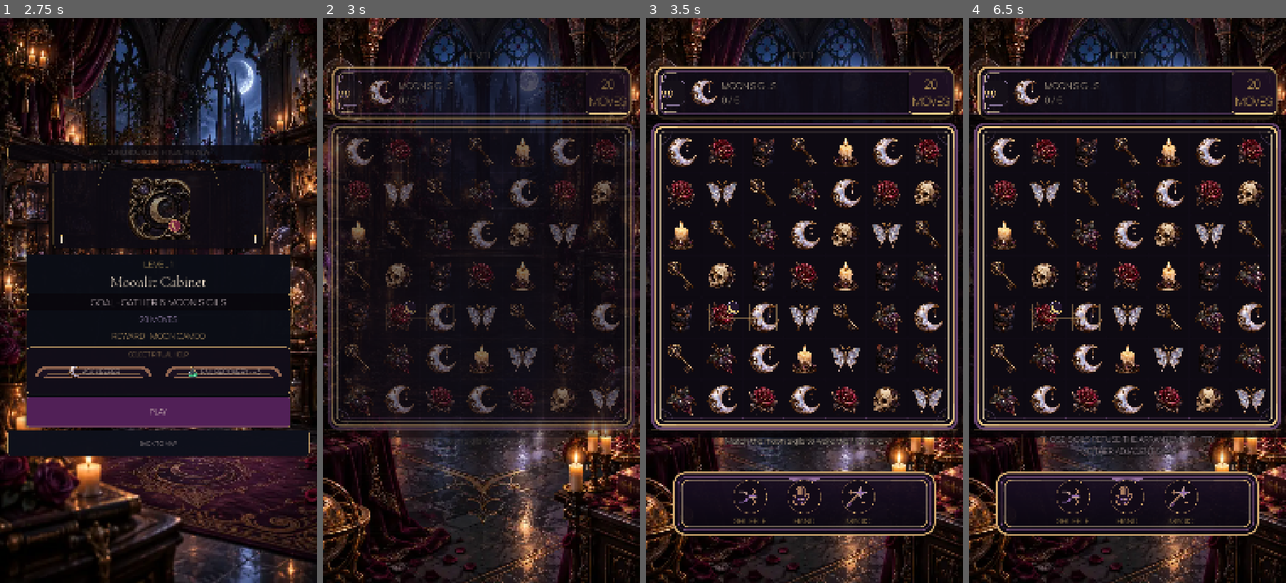
Above: before the commit, frames 1-4 (left to right).
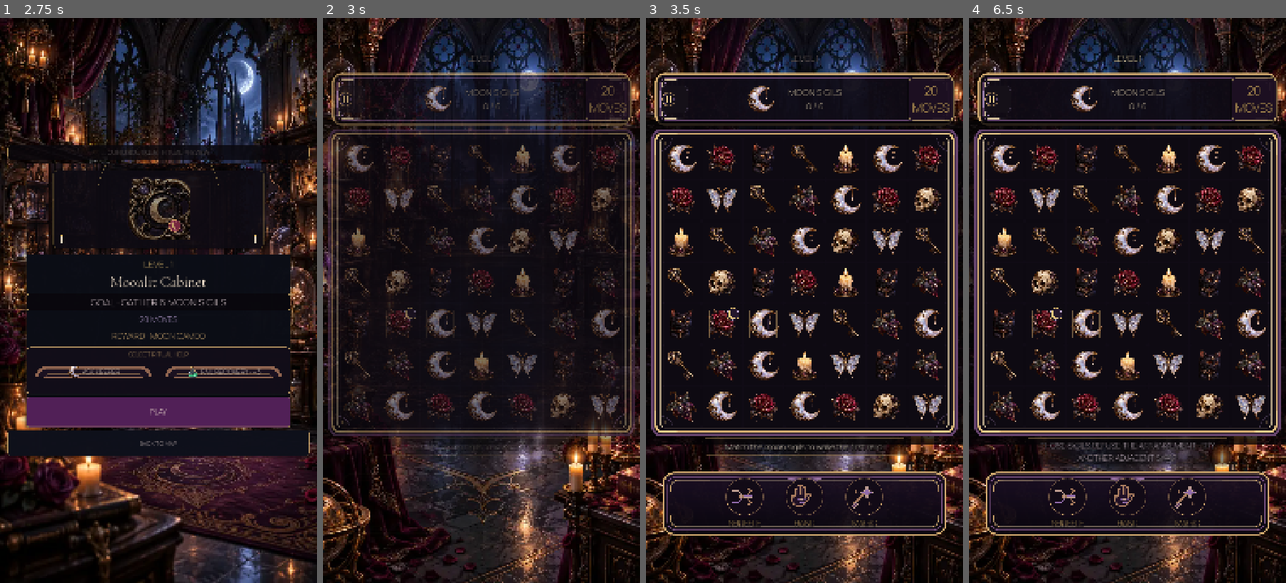
Above: after the commit, the same moments.

Repository: Jay-prodesign/akilta-match3
Game: Godot game, scene res://src/app/app_bootstrap.tscn
Same seed, same stepped clock (60 frames per second), same inputs: the game is played once before the commit and once after it.
Inputs (mouse positions are in pixels of both pictures, inside the frame that each line leads up to; where the layout moved, square brackets give the same spot in the first picture):
- Up to frame 1 (2.75 s): click "ENTER THE HOUSE" at 0.5 s; click "PLAY LEVEL 1" at 1.25 s; click "1" at 2 s
- Up to frame 2 (3 s): click "PLAY" at 2.75 s
- Up to frame 3 (3.5 s): no input
- Up to frame 4 (6.5 s): click (997, 97) [994, 91] at 3.5 s; click "RESTART LEVEL" at 4.25 s; tap Enter at 5 s; drag from (1127, 277) to (1159, 176) at 5.02 s; drag from (1064, 328) to (1111, 413) at 5.77 s

Frame 1 is identical in both runs. In frame 2, 17% of the frame differs, in the area x 1-100%, y 6-78%; in frame 3, 24%; in frame 4, 25%, in the area x 1-100%, y 6-92%.

Commit message:
Bring gameplay shell pause and reward composition to locked visual target

Diff:
--- a/src/ui/gameplay/gameplay_screen.tscn
+++ b/src/ui/gameplay/gameplay_screen.tscn
@@ -55,12 +55,12 @@
 corner_radius_bottom_left = 18
 
 [sub_resource type="StyleBoxFlat" id="HintBand"]
-bg_color = Color(0.035, 0.025, 0.045, 0.08)
+bg_color = Color(0.035, 0.025, 0.045, 0.28)
 border_width_left = 1
 border_width_top = 1
 border_width_right = 1
 border_width_bottom = 1
-border_color = Color(0.835, 0.678, 0.439, 0.05)
+border_color = Color(0.835, 0.678, 0.439, 0.18)
 corner_radius_top_left = 14
 corner_radius_top_right = 14
 corner_radius_bottom_right = 14
@@ -69,8 +69,8 @@
 content_margin_top = 5.0
 content_margin_right = 12.0
 content_margin_bottom = 5.0
-shadow_color = Color(0, 0, 0, 0.05)
-shadow_size = 2
+shadow_color = Color(0, 0, 0, 0.30)
+shadow_size = 5
 
 [sub_resource type="StyleBoxFlat" id="GameplayHUDPlate"]
 bg_color = Color(0.071, 0.051, 0.094, 0.94)
@@ -384,14 +384,16 @@
 theme_override_constants/separation = 8
 
 [node name="Eyebrow" type="Label" parent="Layout"]
-custom_minimum_size = Vector2(0, 44)
-layout_mode = 2
-theme_override_colors/font_color = Color(0.98, 0.90, 0.72, 1)
-theme_override_colors/font_outline_color = Color(0.02, 0.015, 0.025, 0.98)
-theme_override_constants/outline_size = 7
-theme_override_font_sizes/font_size = 36
+custom_minimum_size = Vector2(340, 72)
+layout_mode = 2
+size_flags_horizontal = 4
+theme_override_colors/font_color = Color(1, 0.91, 0.69, 1)
+theme_override_colors/font_outline_color = Color(0.015, 0.01, 0.022, 0.99)
+theme_override_constants/outline_size = 5
+theme_override_font_sizes/font_size = 31
 text = "LEVEL 1"
 horizontal_alignment = 1
+vertical_alignment = 1
 
 [node name="Title" type="Label" parent="Layout"]
 visible = false
@@ -417,6 +419,10 @@
 custom_minimum_size = Vector2(6, 0)
 layout_mode = 2
 
+[node name="ObjectiveLeadSpacer" type="Control" parent="Layout/HUDPlate/HUD"]
+layout_mode = 2
+size_flags_horizontal = 3
+
 [node name="ObjectiveIcon" type="TextureRect" parent="Layout/HUDPlate/HUD"]
 custom_minimum_size = Vector2(104, 104)
 layout_mode = 2
@@ -426,16 +432,20 @@
 stretch_mode = 5
 
 [node name="Objective" type="Label" parent="Layout/HUDPlate/HUD"]
-custom_minimum_size = Vector2(0, 144)
+custom_minimum_size = Vector2(250, 144)
+layout_mode = 2
+size_flags_horizontal = 0
+theme_override_colors/font_color = Color(1, 0.94, 0.82, 1)
+theme_override_colors/font_outline_color = Color(0.03, 0.02, 0.04, 0.94)
+theme_override_constants/outline_size = 5
+theme_override_font_sizes/font_size = 31
+text = "MOON SIGILS\n0 / 6"
+horizontal_alignment = 1
+vertical_alignment = 1
+
+[node name="ObjectiveTrailSpacer" type="Control" parent="Layout/HUDPlate/HUD"]
 layout_mode = 2
 size_flags_horizontal = 3
-theme_override_colors/font_color = Color(1, 0.94, 0.82, 1)
-theme_override_colors/font_outline_color = Color(0.03, 0.02, 0.04, 0.92)
-theme_override_constants/outline_size = 5
-theme_override_font_sizes/font_size = 32
-text = "MOON SIGILS\n0 / 6"
-horizontal_alignment = 0
-vertical_alignment = 1
 
 [node name="Moves" type="Label" parent="Layout/HUDPlate/HUD"]
 custom_minimum_size = Vector2(150, 144)
@@ -450,7 +460,7 @@
 vertical_alignment = 1
 
 [node name="Pause" type="Button" parent="Layout/HUDPlate/HUD"]
-custom_minimum_size = Vector2(84, 84)
+custom_minimum_size = Vector2(94, 94)
 layout_mode = 2
 size_flags_vertical = 4
 theme_override_colors/font_color = Color(0.945, 0.91, 0.866, 1)
@@ -460,7 +470,7 @@
 theme_override_styles/pressed = SubResource("PauseUtility")
 text = ""
 expand_icon = true
-theme_override_constants/icon_max_width = 44
+theme_override_constants/icon_max_width = 54
 tooltip_text = "Pause"
 
 [node name="BoardView" type="Control" parent="Layout"]
@@ -487,15 +497,15 @@
 theme_override_styles/panel = SubResource("BoardFrameStyle")
 
 [node name="Hint" type="Label" parent="Layout"]
-custom_minimum_size = Vector2(720, 62)
+custom_minimum_size = Vector2(700, 58)
 layout_mode = 2
 size_flags_horizontal = 4
 theme_override_colors/font_color = Color(0.965, 0.89, 0.72, 1)
 theme_override_colors/font_outline_color = Color(0.02, 0.015, 0.025, 0.98)
 theme_override_colors/font_shadow_color = Color(0, 0, 0, 0.85)
 theme_override_constants/shadow_offset_y = 3
-theme_override_constants/outline_size = 7
-theme_override_font_sizes/font_size = 30
+theme_override_constants/outline_size = 6
+theme_override_font_sizes/font_size = 27
 theme_override_styles/normal = SubResource("HintBand")
 text = "Slide the moon sigil right. Wake the cabinet in one luminous move."
 horizontal_alignment = 1
@@ -535,9 +545,9 @@
 
 [node name="BoosterTray" type="PanelContainer" parent="."]
 layout_mode = 1
-anchor_left = 0.08
+anchor_left = 0.045
 anchor_top = 0.8
-anchor_right = 0.92
+anchor_right = 0.955
 anchor_bottom = 0.8
 offset_top = 0.0
 offset_bottom = 228.0
@@ -547,7 +557,7 @@
 
 [node name="BoosterActions" type="HBoxContainer" parent="BoosterTray"]
 layout_mode = 2
-theme_override_constants/separation = 30
+theme_override_constants/separation = 38
 alignment = 1
 
 [node name="HintSlot" type="VBoxContainer" parent="BoosterTray/BoosterActions"]
@@ -584,14 +594,14 @@
 vertical_alignment = 1
 
 [node name="SealedSlotA" type="VBoxContainer" parent="BoosterTray/BoosterActions"]
-custom_minimum_size = Vector2(154, 174)
+custom_minimum_size = Vector2(166, 182)
 layout_mode = 2
 size_flags_vertical = 4
 theme_override_constants/separation = 4
 alignment = 1
 
 [node name="SealedBoostA" type="Button" parent="BoosterTray/BoosterActions/SealedSlotA"]
-custom_minimum_size = Vector2(116, 116)
+custom_minimum_size = Vector2(128, 128)
 layout_mode = 2
 size_flags_horizontal = 4
 disabled = true
@@ -602,8 +612,22 @@
 theme_override_styles/disabled = SubResource("BoosterSealedStyle")
 text = "SHUFFLE"
 expand_icon = true
-theme_override_constants/icon_max_width = 92
+theme_override_constants/icon_max_width = 102
 tooltip_text = "Shuffle booster · sealed until its gameplay entitlement is implemented"
+
+[node name="SealBadge" type="TextureRect" parent="BoosterTray/BoosterActions/SealedSlotA/SealedBoostA"]
+layout_mode = 1
+anchor_left = 1.0
+anchor_top = 1.0
+anchor_right = 1.0
+anchor_bottom = 1.0
+offset_left = -42.0
+offset_top = -42.0
+offset_right = -4.0
+offset_bottom = -4.0
+mouse_filter = 2
+expand_mode = 1
+stretch_mode = 5
 
 [node name="Label" type="Label" parent="BoosterTray/BoosterActions/SealedSlotA"]
 custom_minimum_size = Vector2(0, 42)
@@ -617,14 +641,14 @@
 vertical_alignment = 1
 
 [node name="SealedSlotB" type="VBoxContainer" parent="BoosterTray/BoosterActions"]
-custom_minimum_size = Vector2(154, 174)
+custom_minimum_size = Vector2(166, 182)
 layout_mode = 2
 size_flags_vertical = 4
 theme_override_constants/separation = 4
 alignment = 1
 
 [node name="SealedBoostB" type="Button" parent="BoosterTray/BoosterActions/SealedSlotB"]
-custom_minimum_size = Vector2(116, 116)
+custom_minimum_size = Vector2(128, 128)
 layout_mode = 2
 size_flags_horizontal = 4
 disabled = true
@@ -635,8 +659,22 @@
 theme_override_styles/disabled = SubResource("BoosterSealedStyle")
 text = "HAND"
 expand_icon = true
-theme_override_constants/icon_max_width = 92
+theme_override_constants/icon_max_width = 102
 tooltip_text = "Hand booster · sealed until its gameplay entitlement is implemented"
+
+[node name="SealBadge" type="TextureRect" parent="BoosterTray/BoosterActions/SealedSlotB/SealedBoostB"]
+layout_mode = 1
+anchor_left = 1.0
+anchor_top = 1.0
+anchor_right = 1.0
+anchor_bottom = 1.0
+offset_left = -42.0
+offset_top = -42.0
+offset_right = -4.0
+offset_bottom = -4.0
+mouse_filter = 2
+expand_mode = 1
+stretch_mode = 5
 
 [node name="Label" type="Label" parent="BoosterTray/BoosterActions/SealedSlotB"]
 custom_minimum_size = Vector2(0, 42)
@@ -650,14 +688,14 @@
 vertical_alignment = 1
 
 [node name="SealedSlotC" type="VBoxContainer" parent="BoosterTray/BoosterActions"]
-custom_minimum_size = Vector2(154, 174)
+custom_minimum_size = Vector2(166, 182)
 layout_mode = 2
 size_flags_vertical = 4
 theme_override_constants/separation = 4
 alignment = 1
 
 [node name="SealedBoostC" type="Button" parent="BoosterTray/BoosterActions/SealedSlotC"]
-custom_minimum_size = Vector2(116, 116)
+custom_minimum_size = Vector2(128, 128)
 layout_mode = 2
 size_flags_horizontal = 4
 disabled = true
@@ -668,8 +706,22 @@
 theme_override_styles/disabled = SubResource("BoosterSealedStyle")
 text = "MAGIC"
 expand_icon = true
-theme_override_constants/icon_max_width = 92
+theme_override_constants/icon_max_width = 102
 tooltip_text = "Magic booster · sealed until its gameplay entitlement is implemented"
+
+[node name="SealBadge" type="TextureRect" parent="BoosterTray/BoosterActions/SealedSlotC/SealedBoostC"]
+layout_mode = 1
+anchor_left = 1.0
+anchor_top = 1.0
+anchor_right = 1.0
+anchor_bottom = 1.0
+offset_left = -42.0
+offset_top = -42.0
+offset_right = -4.0
+offset_bottom = -4.0
+mouse_filter = 2
+expand_mode = 1
+stretch_mode = 5
 
 [node name="Label" type="Label" parent="BoosterTray/BoosterActions/SealedSlotC"]
 custom_minimum_size = Vector2(0, 42)
@@ -741,17 +793,17 @@
 anchor_top = 0.5
 anchor_right = 0.5
 anchor_bottom = 0.5
-offset_left = -336.0
-offset_top = -306.0
-offset_right = 336.0
-offset_bottom = 306.0
+offset_left = -340.0
+offset_top = -390.0
+offset_right = 340.0
+offset_bottom = 390.0
 grow_horizontal = 2
 grow_vertical = 2
 theme_override_styles/panel = SubResource("StylePanel")
 
 [node name="Content" type="VBoxContainer" parent="PauseOverlay/Card"]
 layout_mode = 2
-theme_override_constants/separation = 18
+theme_override_constants/separation = 16
 alignment = 1
 
 [node name="Eyebrow" type="Label" parent="PauseOverlay/Card/Content"]
@@ -762,6 +814,14 @@
 theme_override_font_sizes/font_size = 20
 text = "CURIO BOUTIQUE"
 horizontal_alignment = 1
+
+[node name="PauseSigil" type="TextureRect" parent="PauseOverlay/Card/Content"]
+custom_minimum_size = Vector2(104, 104)
+layout_mode = 2
+size_flags_horizontal = 4
+mouse_filter = 2
+expand_mode = 1
+stretch_mode = 5
 
 [node name="Title" type="Label" parent="PauseOverlay/Card/Content"]
 layout_mode = 2
@@ -850,9 +910,9 @@
 anchor_right = 0.5
 anchor_bottom = 0.5
 offset_left = -390.0
-offset_top = -390.0
+offset_top = -440.0
 offset_right = 390.0
-offset_bottom = 390.0
+offset_bottom = 440.0
 grow_horizontal = 2
 grow_vertical = 2
 theme_override_styles/panel = SubResource("StylePanel")
@@ -886,6 +946,33 @@
 horizontal_alignment = 1
 vertical_alignment = 1
 
+[node name="StarRow" type="HBoxContainer" parent="ResultOverlay/Card/Content"]
+custom_minimum_size = Vector2(0, 118)
+layout_mode = 2
+theme_override_constants/separation = 18
+alignment = 1
+
+[node name="StarA" type="TextureRect" parent="ResultOverlay/Card/Content/StarRow"]
+custom_minimum_size = Vector2(104, 104)
+layout_mode = 2
+mouse_filter = 2
+expand_mode = 1
+stretch_mode = 5
+
+[node name="StarB" type="TextureRect" parent="ResultOverlay/Card/Content/StarRow"]
+custom_minimum_size = Vector2(118, 118)
+layout_mode = 2
+mouse_filter = 2
+expand_mode = 1
+stretch_mode = 5
+
+[node name="StarC" type="TextureRect" parent="ResultOverlay/Card/Content/StarRow"]
+custom_minimum_size = Vector2(104, 104)
+layout_mode = 2
+mouse_filter = 2
+expand_mode = 1
+stretch_mode = 5
+
 [node name="Detail" type="Label" parent="ResultOverlay/Card/Content"]
 visible = false
 layout_mode = 2
@@ -908,7 +995,7 @@
 autowrap_mode = 2
 
 [node name="RewardRitual" type="Control" parent="ResultOverlay/Card/Content"]
-custom_minimum_size = Vector2(0, 270)
+custom_minimum_size = Vector2(0, 210)
 layout_mode = 2
 mouse_filter = 2
 script = ExtResource("9_cameo")
@@ -990,7 +1077,7 @@
 alignment = 1
 
 [node name="KeeperCat" type="TextureRect" parent="ResultOverlay/Card/Content/ResultProclamation"]
-custom_minimum_size = Vector2(64, 64)
+custom_minimum_size = Vector2(88, 88)
 layout_mode = 2
 mouse_filter = 2
 expand_mode = 1
